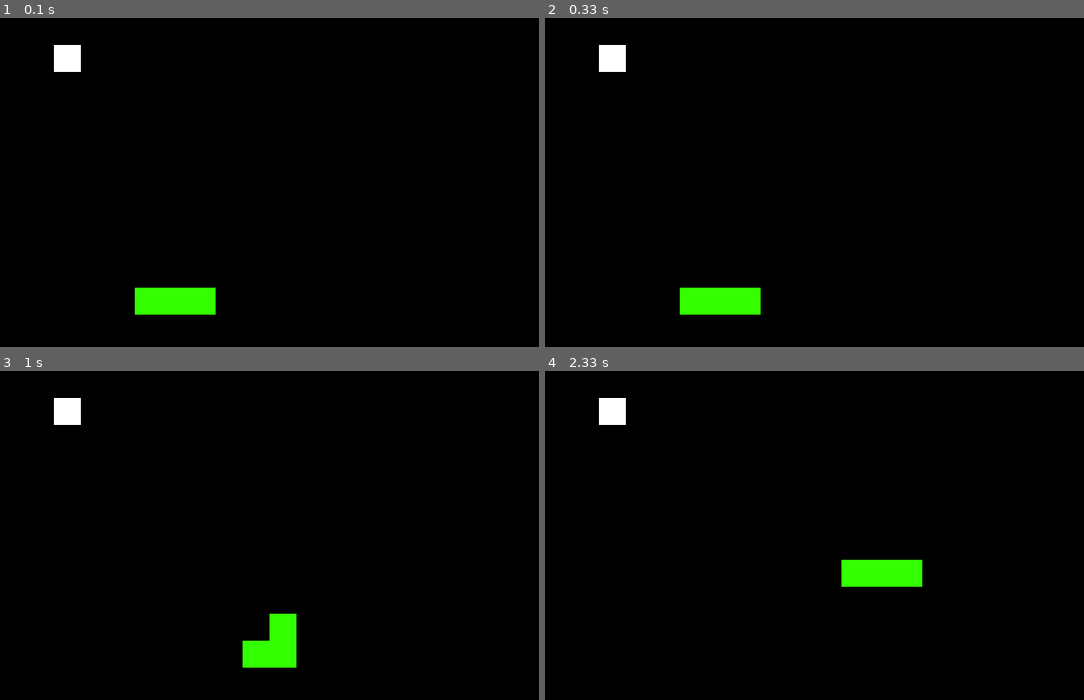
Above: before the commit, frames 1-4 (two rows, left to right).
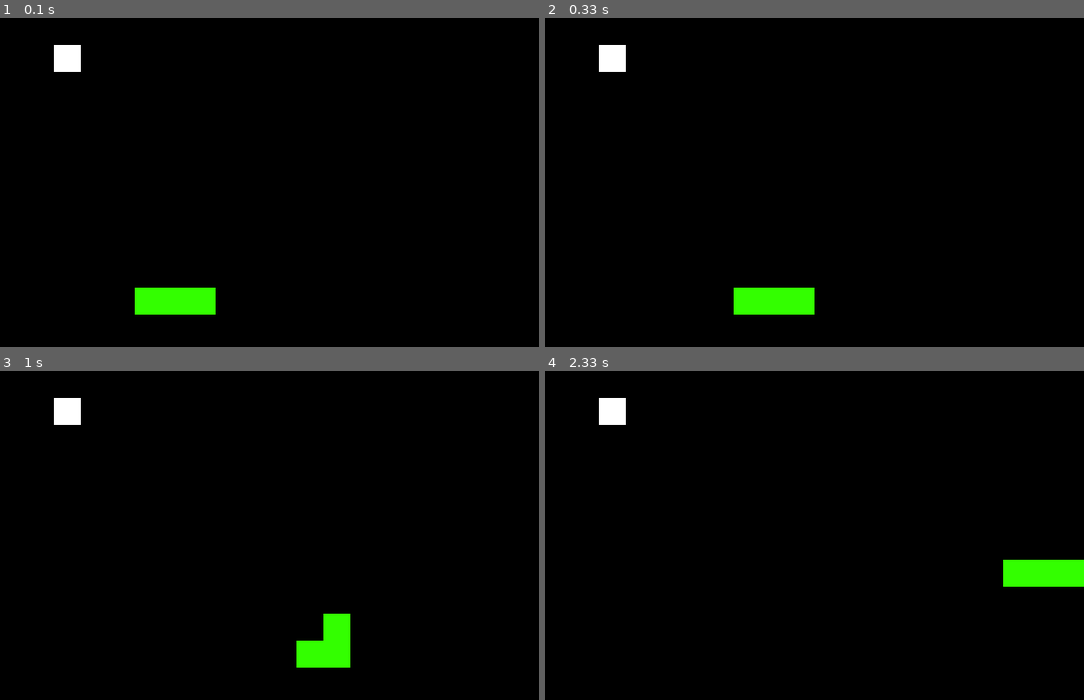
Above: after the commit, the same moments.

Repository: kathleenhang/pygame-snake
Game: pygame game, started from snake.py
Two runs of this game, one before a commit and one after it. Both use one fixed random seed, a clock stepped at 60 frames per second and the inputs below.
Inputs:
- Up to frame 1 (0.1 s): no input
- Up to frame 2 (0.33 s): no input
- Up to frame 3 (1 s): hold D 0.33-0.8 s; hold W from 0.83 s (still down)
- Up to frame 4 (2.33 s): release W at 1.3 s; hold D 1.33-1.8 s; hold A from 1.83 s (still down)

Frame 1 is identical in both runs. In frame 2, 1.6% of the frame differs, in the area x 25-50%, y 81-91%; in frame 3, 2.5%, in the area x 45-65%, y 73-91%; in frame 4, 2.5%.

Commit message:
add valid snake move check

Diff:
--- a/snake.py
+++ b/snake.py
@@ -4,28 +4,9 @@
 from pygame.math import Vector2
 
 
-class Main:
-    def __init__(self):
-        self.snake = Snake()
-        self.food = Food()
-
-    def draw_elements(self):
-        self.check_collision()
-        self.snake.draw_snake()
-        self.food.draw_food()
-
-    def update(self):
-        self.snake.move_snake()
-
-    def check_collision(self):
-        if self.snake.body[0] == self.food.pos:
-            self.snake.will_grow = True
-            self.food.move_food()
-
-
 class Snake:
     def __init__(self):
-        self.body = [Vector2(5, 10), Vector2(6, 10), Vector2(7, 10)]
+        self.body = [Vector2(7, 10), Vector2(6, 10), Vector2(5, 10)]
         # move right
         self.direction = Vector2(1, 0)
         self.will_grow = False
@@ -48,9 +29,6 @@
             new_head = self.direction + self.body[0]
             self.body.insert(0, new_head)
         else:
-            # list with last item removed
-            body_copy = self.body[:]
-            self.body = body_copy
             # create new head based off of direction that the user inputted
             new_head = self.direction + self.body[0]
             self.body.insert(0, new_head)
@@ -75,23 +53,55 @@
         self.pos = Vector2(self.x, self.y)
 
 
+class Main:
+    def __init__(self):
+        self.snake = Snake()
+        self.food = Food()
+
+    def draw_elements(self):
+        self.snake.draw_snake()
+        self.food.draw_food()
+
+    def update(self):
+        self.snake.move_snake()
+        self.check_collision()
+        self.check_move()
+
+    def check_collision(self):
+        if self.snake.body[0] == self.food.pos:
+            self.snake.will_grow = True
+            self.food.move_food()
+
+    def check_move(self):
+        snake_head = self.snake.body[0]
+        if (snake_head.x < 0 or snake_head.x >= cell_count or
+                snake_head.y < 0 or snake_head.y >= cell_count):
+            self.game_over()
+        # check snake body (excluding the head)
+        for block in self.snake.body[1:]:
+            if snake_head == block:
+                self.game_over()
+
+    def game_over(self):
+        pygame.quit()
+        sys.exit()
+
+
 pygame.init()
+
+# cell width/height
+cell_size = 30
+# 20x20 grid
+cell_count = 20
 # screen
-screen_width, screen_height = 600, 600
+screen_width, screen_height = cell_count * cell_size, cell_count * cell_size
 screen = pygame.display.set_mode((screen_width, screen_height))
 black_color = pygame.color.Color('#000000')
 
 
 # track time
 clock = pygame.time.Clock()
-
-# create grid
-
-# cell width/height
-cell_size = 30
-# 20x20 grid
-cell_count = 20
-main = Main()
+main_game = Main()
 
 # create a custom event for screen updates
 screen_update = pygame.USEREVENT
@@ -101,23 +111,28 @@
 
     for event in pygame.event.get():
         if event.type == screen_update:
-            main.snake.move_snake()
+            main_game.update()
         if event.type == pygame.KEYDOWN:
+
             if event.key == pygame.K_d:  # right
-                main.snake.direction = Vector2(1, 0)
+                if main_game.snake.direction.x != -1:
+                    main_game.snake.direction = Vector2(1, 0)
             if event.key == pygame.K_a:  # left
-                main.snake.direction = Vector2(-1, 0)
+                if main_game.snake.direction.x != 1:
+                    main_game.snake.direction = Vector2(-1, 0)
             if event.key == pygame.K_w:  # up
-                main.snake.direction = Vector2(0, -1)
+                if main_game.snake.direction.y != 1:
+                    main_game.snake.direction = Vector2(0, -1)
             if event.key == pygame.K_s:  # down
-                main.snake.direction = Vector2(0, 1)
+                if main_game.snake.direction.y != -1:
+                    main_game.snake.direction = Vector2(0, 1)
         # draw elements: board, snake, food
         screen.fill(black_color)
-        main.draw_elements()
+        main_game.draw_elements()
 
         # quit game
         if event.type == pygame.QUIT:
-            sys.exit()
+            main_game.game_over()
         pygame.display.update()
         # limit frame rate of game - 60 fps
         clock.tick(60)
